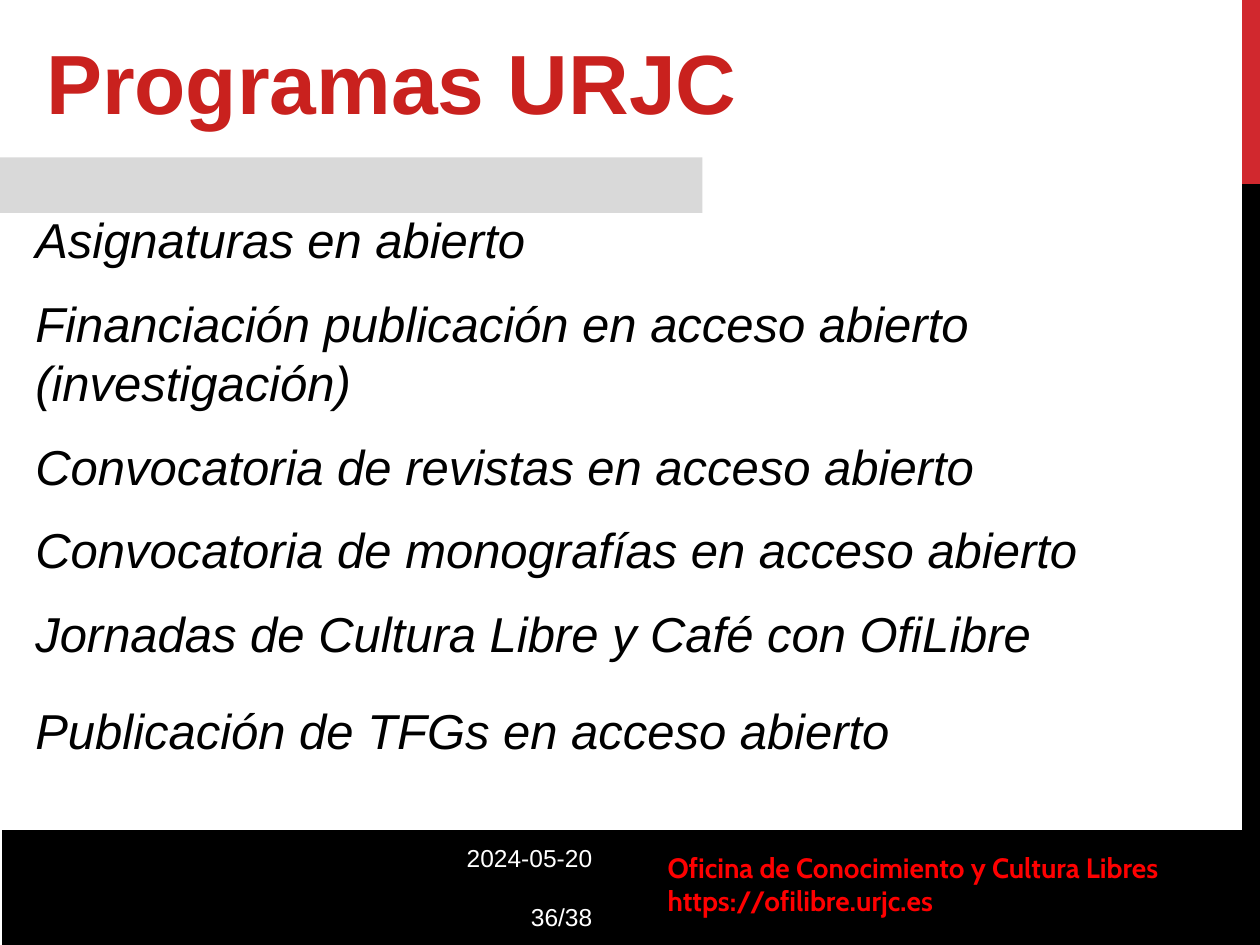
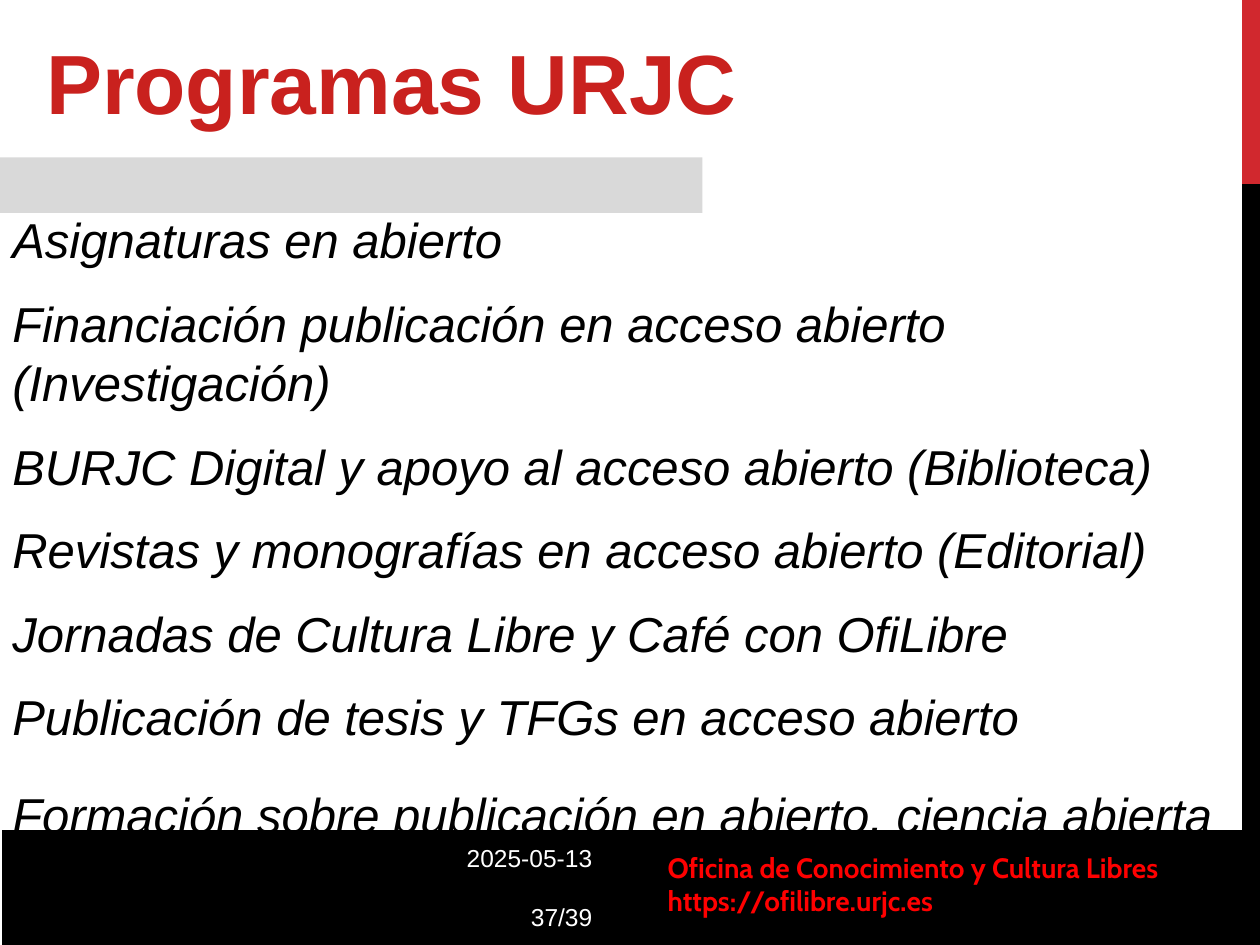
Before and after one commit to roberto-red/ofilibre, a slide deck: slide 37 of static/transpas/curso-cultura-libre/Cultura_Libre_Intro.odp (slide 36 before the commit). Drawn at 1260x945 pixels with LibreOffice and Linux fonts; fonts in the diff are those of the drawing; background and template pictures are left out. Boxes give left, top, right and bottom in pixels: in the first picture for what was removed or moved away, otherwise in the second. Text is boxed around its words. In the diff, an @@ line names an element or a change of style, - is before the commit and + after.

```diff
--- a/static/transpas/curso-cultura-libre/Cultura_Libre_Intro.odp
+++ b/static/transpas/curso-cultura-libre/Cultura_Libre_Intro.odp
@@ text "Asignaturas en abierto": place and size @@
-text "Asignaturas en abierto" at (35, 222, 1078, 750)
+text "Asignaturas en abierto" at (12, 222, 1212, 843)
@@ text at (12, 306, 1152, 578): text changed @@
-Financiación publicación en acceso abierto (investigación)
-Convocatoria de revistas en acceso abierto
-Convocatoria de monografías en acceso abierto
+Financiación publicación en acceso abierto (Investigación)
+BURJC Digital y apoyo al acceso abierto (Biblioteca)
+Revistas y monografías en acceso abierto (Editorial)
@@ text at (12, 699, 1212, 843): text changed @@
-Publicación de TFGs en acceso abierto
+Publicación de tesis y TFGs en acceso abierto
+Formación sobre publicación en abierto, ciencia abierta
@@ text at (467, 850, 592, 927): text changed @@
-2024-05-20
-36/38
+2025-05-13
+37/39
```
Also in this commit, not shown: 2 other slides changed, 1 slide added, 3 other files.
